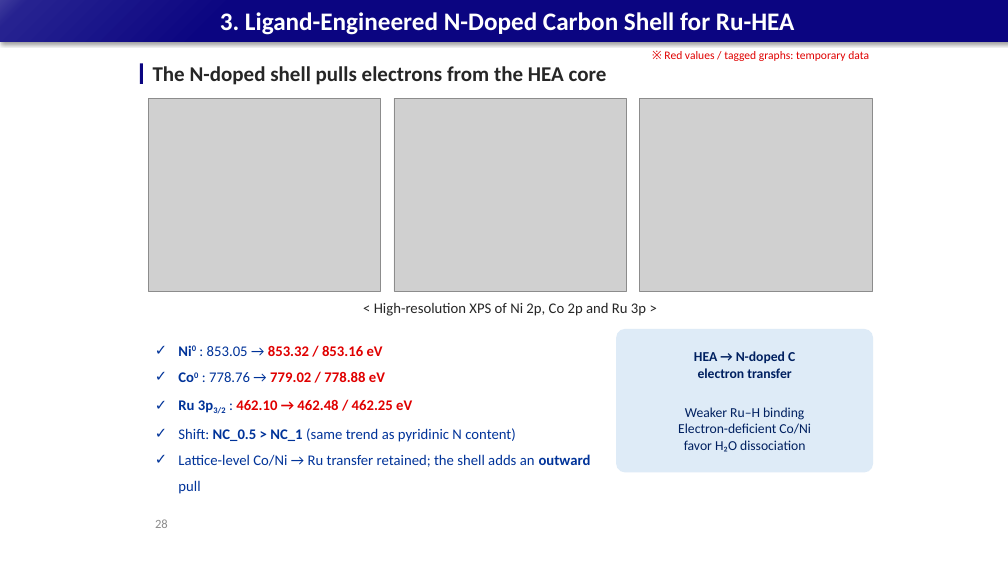
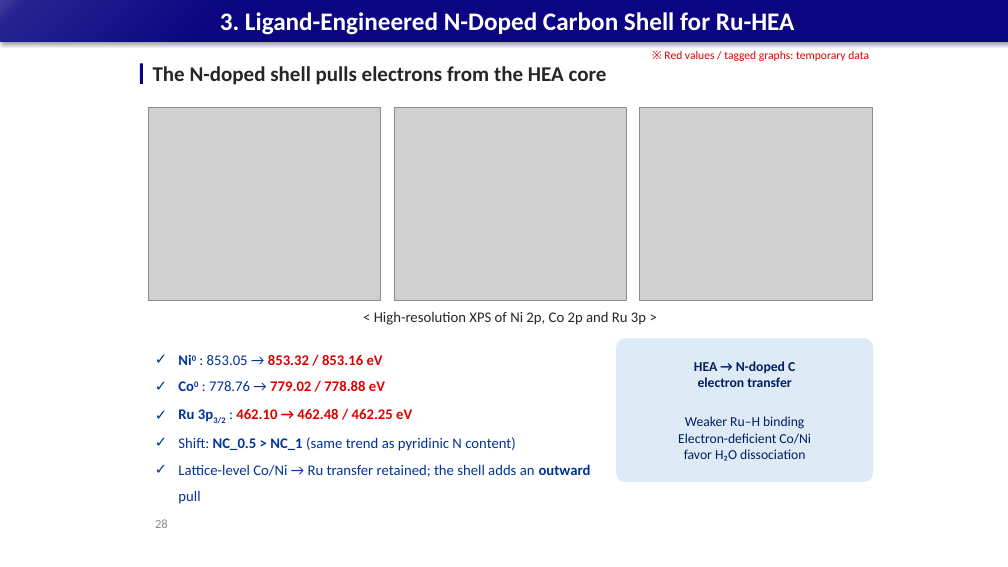
Before and after one commit to limsj0204/letter, a slide deck: slide 28 of 학위논문_디펜스_발표자료.pptx. Drawn at 1008x567 pixels with LibreOffice and Linux fonts; fonts in the diff are those of the drawing; grey boxes stand for pictures. Boxes give left, top, right and bottom in pixels: in the first picture for what was removed or moved away, otherwise in the second. Text is boxed around its words. In the diff, an @@ line names an element or a change of style, - is before the commit and + after.

```diff
--- a/학위논문_디펜스_발표자료.pptx
+++ b/학위논문_디펜스_발표자료.pptx
@@ 3 pictures, 2 texts, 1 rounded rectangle: place and size @@
-3 pictures, 2 texts, 1 rounded rectangle at box(148, 98, 873, 473)
+3 pictures, 2 texts, 1 rounded rectangle at box(148, 108, 873, 482)
```
Also in this commit, not shown: 31 other slides changed.
